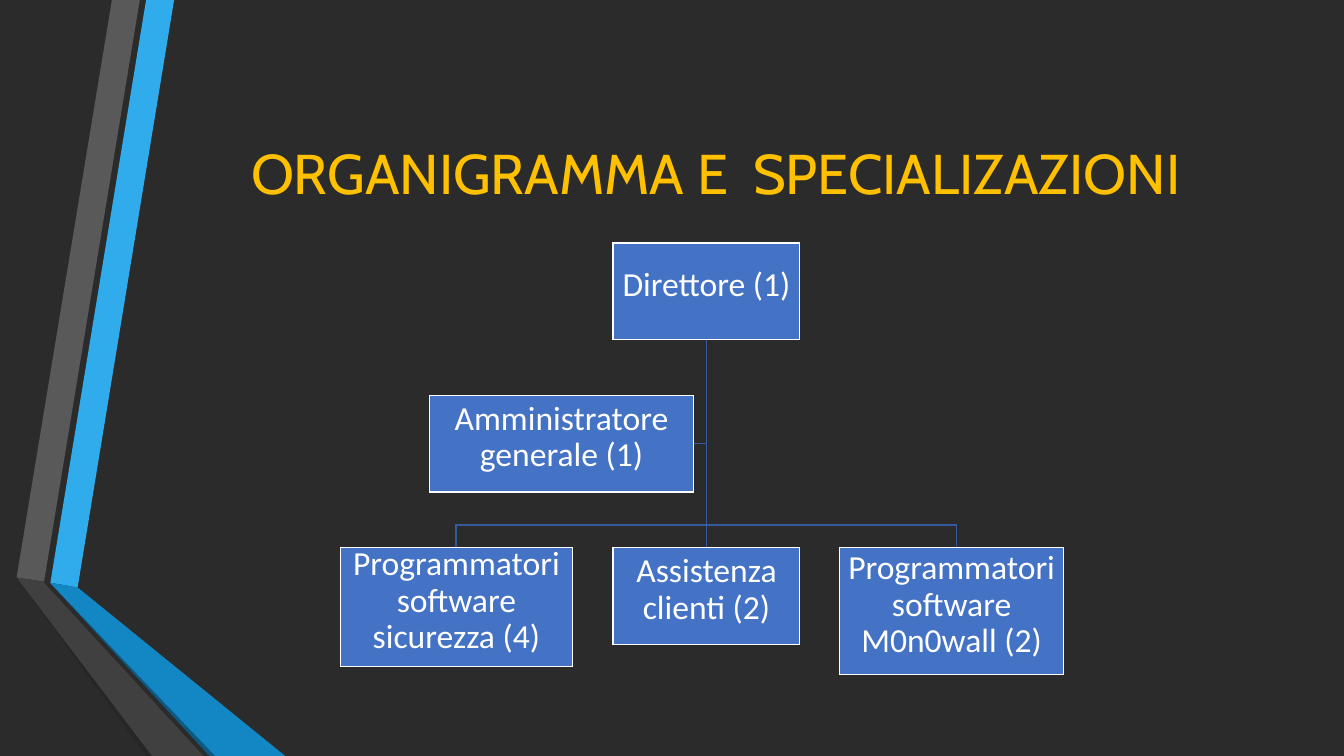
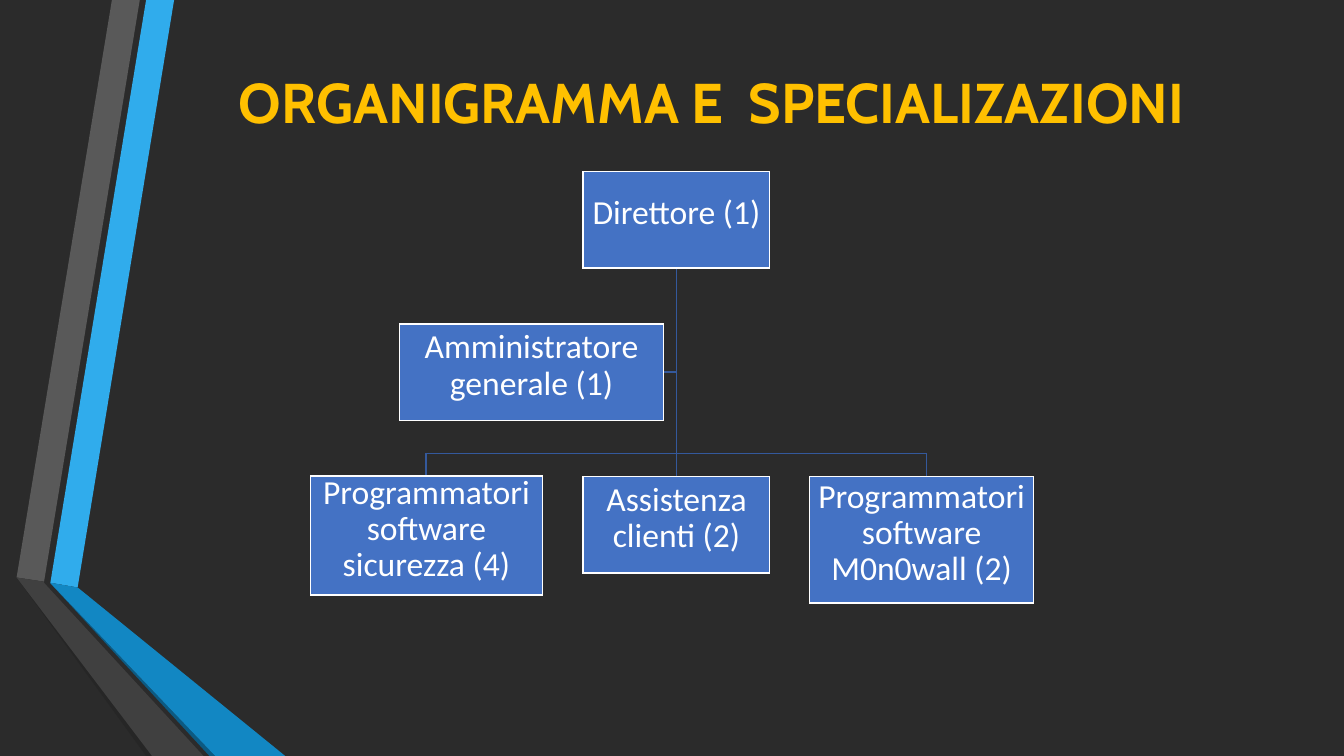
Before and after one commit to Lince99/GPOI, a slide deck: slide 5 of m0n0wall/Presentazione_M0n0wall.odp. Drawn at 1344x756 pixels with LibreOffice and Linux fonts; fonts in the diff are those of the drawing; background and template pictures are left out; a plain dark background stands for a picture behind light text. Boxes give left, top, right and bottom in pixels: in the first picture for what was removed or moved away, otherwise in the second. Text is boxed around its words. In the diff, an @@ line names an element or a change of style, - is before the commit and + after.

```diff
--- a/m0n0wall/Presentazione_M0n0wall.odp
+++ b/m0n0wall/Presentazione_M0n0wall.odp
@@ title "ORGANIGRAMMA E SPECIALIZAZIONI": place and size @@
-title "ORGANIGRAMMA E SPECIALIZAZIONI" at [251, 154, 1180, 195]
+title "ORGANIGRAMMA E SPECIALIZAZIONI" at [239, 83, 1184, 124]
@@ title "ORGANIGRAMMA E SPECIALIZAZIONI" at [239, 83, 1184, 124]: bold on; line spacing 1 to 0.9 @@
@@ 9 freeform shapes: place and size @@
-9 freeform shapes at [341, 243, 1064, 675]
+9 freeform shapes at [311, 171, 1033, 603]
```
Also in this commit, not shown: 8 other slides changed, 1 slide added, 1 slide removed, 5 other files.
